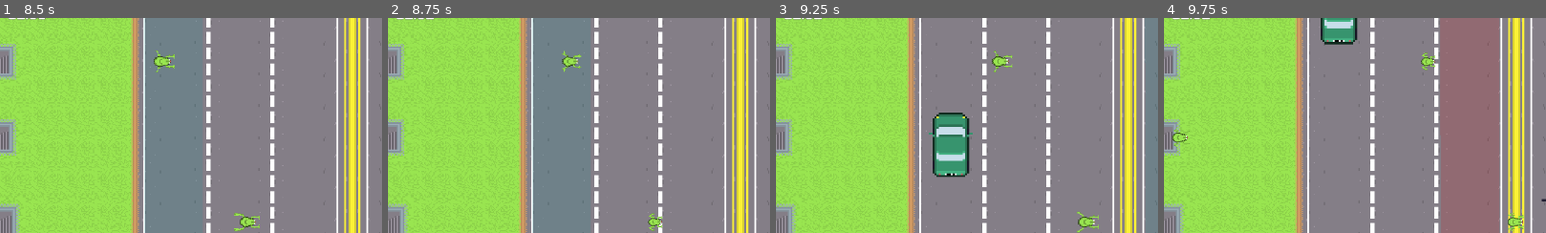
Above: before the commit, frames 1-4 (left to right).
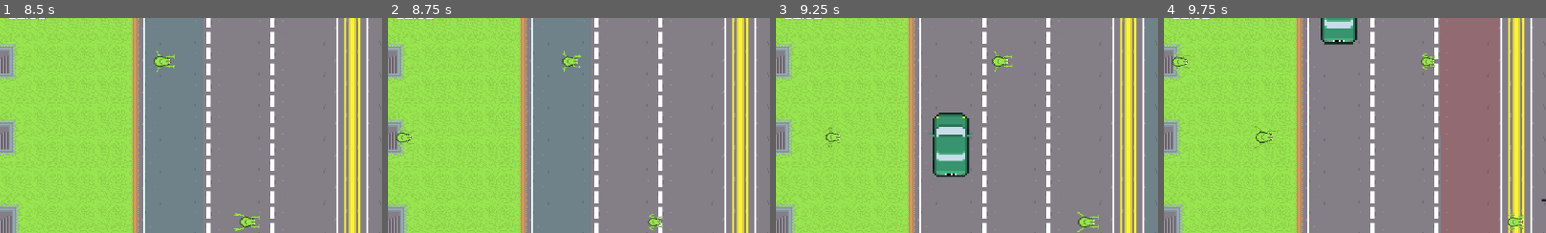
Above: after the commit, the same moments.

Repository: lewis785/gmtk-game-jam-2023
Game: Godot game, scene res://scenes/ui/StartScreen.tscn
Two runs of this game, one before a commit and one after it. Both use one fixed random seed, a clock stepped at 60 frames per second and the inputs below. Sound files missing from this copy of the repository are replaced by a short silence.
Inputs (mouse positions are % of the whole screen's width and height, from its top left):
- Up to frame 1 (8.5 s): click "Start" at 0.5 s; tap Enter at 1.25 s; move the mouse to (72, 45) at 1.27 s; click (72, 45) at 1.42 s; move the mouse to (30, 55) at 2.02 s; click (30, 55) at 2.17 s; move the mouse to (60, 28) at 2.77 s; click (60, 28) at 2.92 s; move the mouse to (45, 70) at 3.52 s; click (45, 70) at 3.67 s; move the mouse to (80, 65) at 4.27 s; click (80, 65) at 4.42 s; move the mouse to (20, 35) at 5.02 s; click (20, 35) at 5.17 s; move the mouse to (55, 50) at 5.77 s; click (55, 50) at 5.92 s; move the mouse to (35, 25) at 6.52 s; click (35, 25) at 6.67 s; move the mouse to (72, 45) at 7.27 s; click (72, 45) at 7.42 s; move the mouse to (30, 55) at 8.02 s; click (30, 55) at 8.17 s
- Up to frame 2 (8.75 s): no input
- Up to frame 3 (9.25 s): move the mouse to (60, 28) at 8.77 s; click (60, 28) at 8.92 s
- Up to frame 4 (9.75 s): move the mouse to (45, 70) at 9.52 s; click (45, 70) at 9.67 s
The pictures show only the part of the screen within x 4-54%, y 8-58%; the shares and areas given below are measured in that part.

Frame 1 is identical in both runs. In frame 2, 0.2% of the frame differs, in the area x 2-7%, y 50-61%; in frame 3, 0.1%; in frame 4, 0.5%, in the area x 2-30%, y 15-61%.

Commit message:
CHANGE increase base spawn change from 0.5 to 0.7

Diff:
--- a/scenes/world.tscn
+++ b/scenes/world.tscn
@@ -67,6 +67,7 @@
 bus = &"Music"
 
 [node name="CrosserSpawnManager" parent="." instance=ExtResource("8_tmdw8")]
+base_spawn_rate = 0.7
 base_increase_amount = 0.1
 base_increase_period = 30
 
